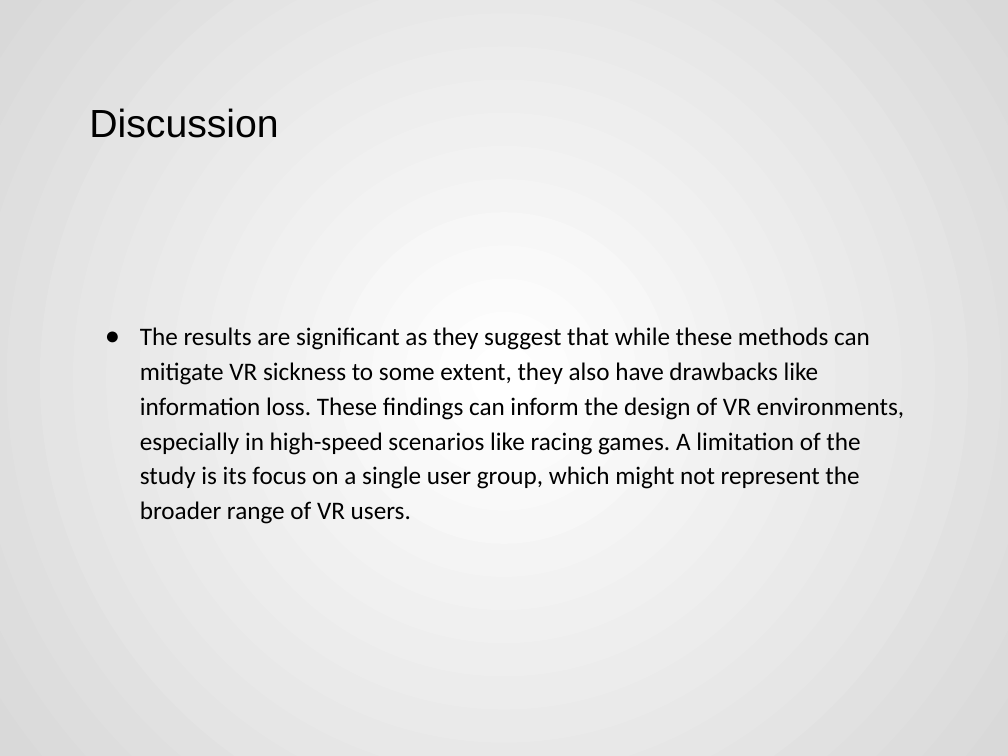
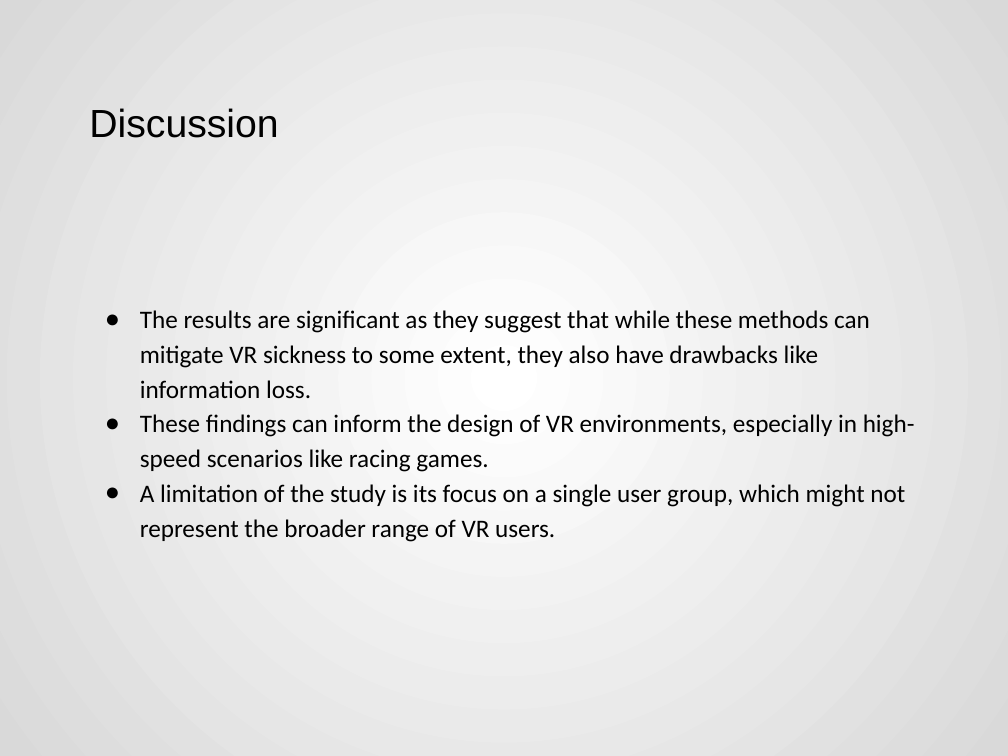
Before and after one commit to Akash3121/3D, a slide deck: slide 18 of Paper-Presentation/Akash - VR_Sickness_Mitigation_Methods_Presentation.pptx (slide 16 before the commit). Drawn at 1008x756 pixels with LibreOffice and Linux fonts; fonts in the diff are those of the drawing. Boxes give left, top, right and bottom in pixels: in the first picture for what was removed or moved away, otherwise in the second. Text is boxed around its words. In the diff, an @@ line names an element or a change of style, - is before the commit and + after.

```diff
--- a/Paper-Presentation/Akash - VR_Sickness_Mitigation_Methods_Presentation.pptx
+++ b/Paper-Presentation/Akash - VR_Sickness_Mitigation_Methods_Presentation.pptx
@@ text at bbox=[140, 310, 915, 542]: text changed @@
-● The results are significant as they suggest that while these methods can mitigate VR sickness to some extent, they also have drawbacks like information loss. These findings can inform the design of VR environments, especially in high-speed scenarios like racing games. A limitation of the study is its focus on a single user group, which might not represent the broader range of VR users.
+● The results are significant as they suggest that while these methods can mitigate VR sickness to some extent, they also have drawbacks like information loss.
+● These findings can inform the design of VR environments, especially in high-speed scenarios like racing games.
+● A limitation of the study is its focus on a single user group, which might not represent the broader range of VR users.
```
Also in this commit, not shown: 3 other slides changed, 4 slides added, 1 slide removed.
